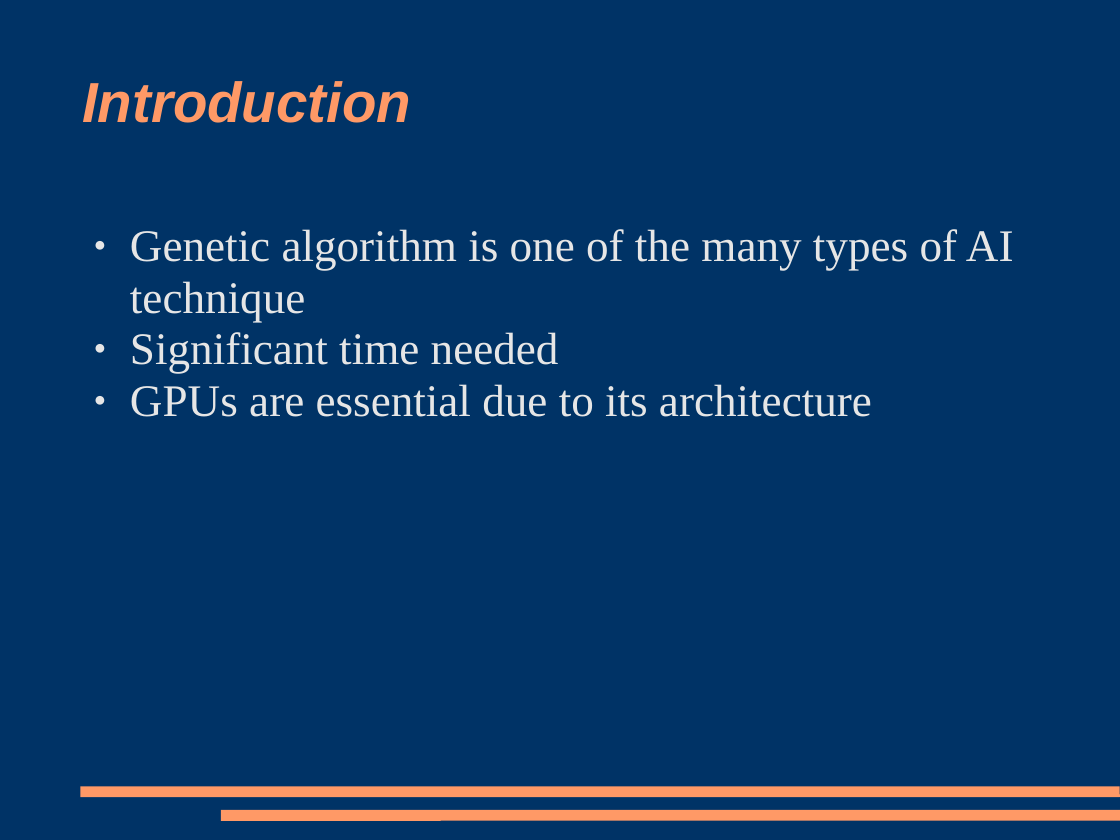
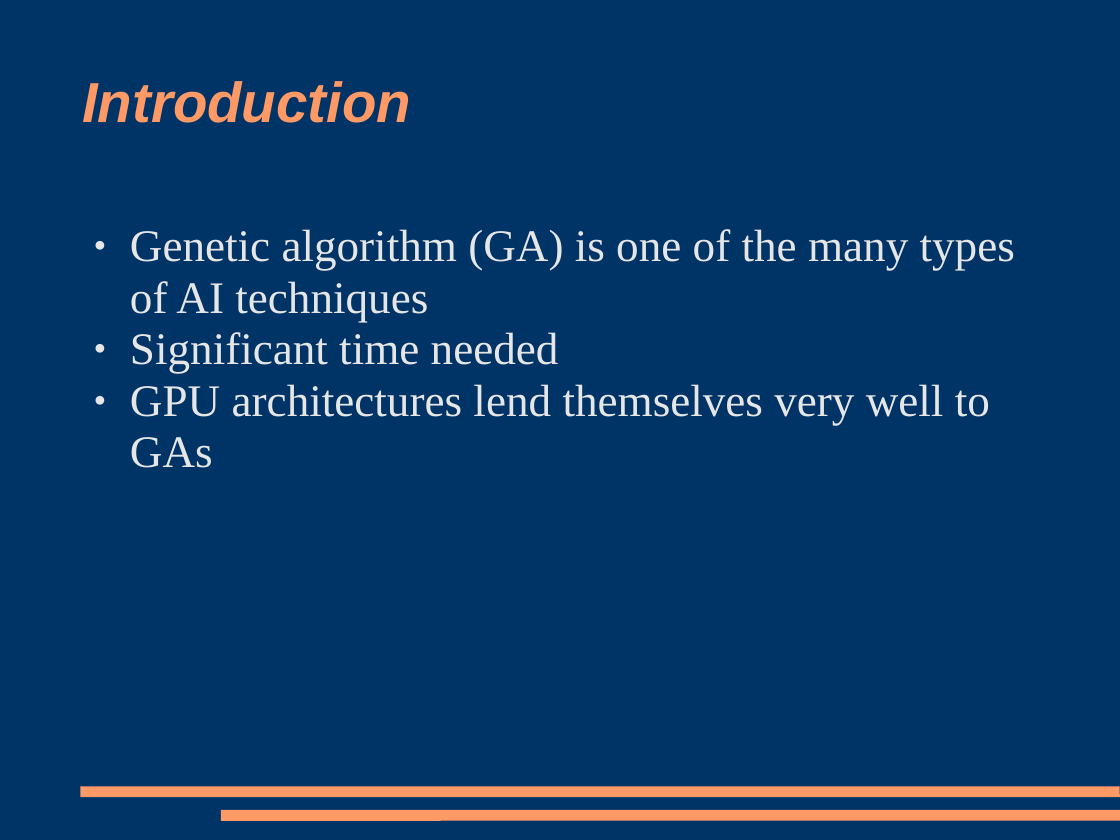
Before and after one commit to trigger-happy/thesis, a slide deck: slide 2 of presentations/Presentation1.ppt. Drawn at 1120x840 pixels with LibreOffice and Linux fonts; fonts in the diff are those of the drawing. Boxes give left, top, right and bottom in pixels: in the first picture for what was removed or moved away, otherwise in the second. Text is boxed around its words. In the diff, an @@ line names an element or a change of style, - is before the commit and + after.

```diff
--- a/presentations/Presentation1.ppt
+++ b/presentations/Presentation1.ppt
@@ text at [130,229,1015,322]: text changed @@
-● Genetic algorithm is one of the many types of AI technique
+● Genetic algorithm (GA) is one of the many types of AI techniques
@@ text at [130,384,990,468]: text changed @@
-● GPUs are essential due to its architecture
+● GPU architectures lend themselves very well to GAs
```
Also in this commit, not shown: 7 other slides changed, 1 slide removed.
